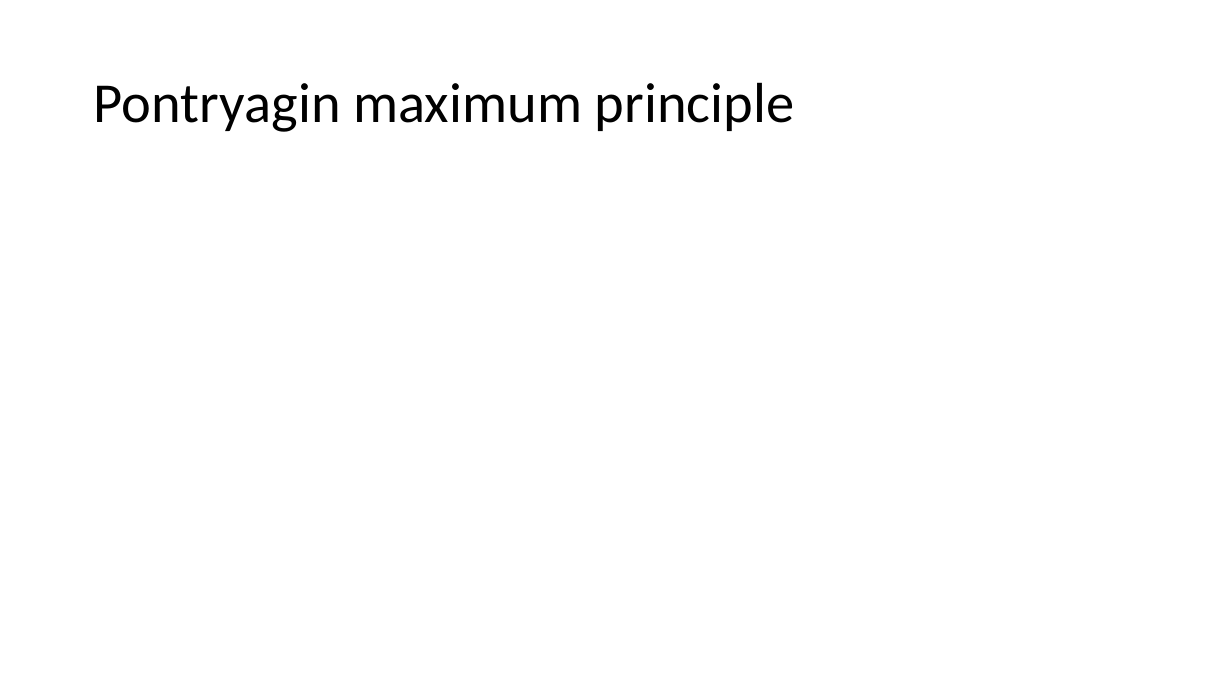
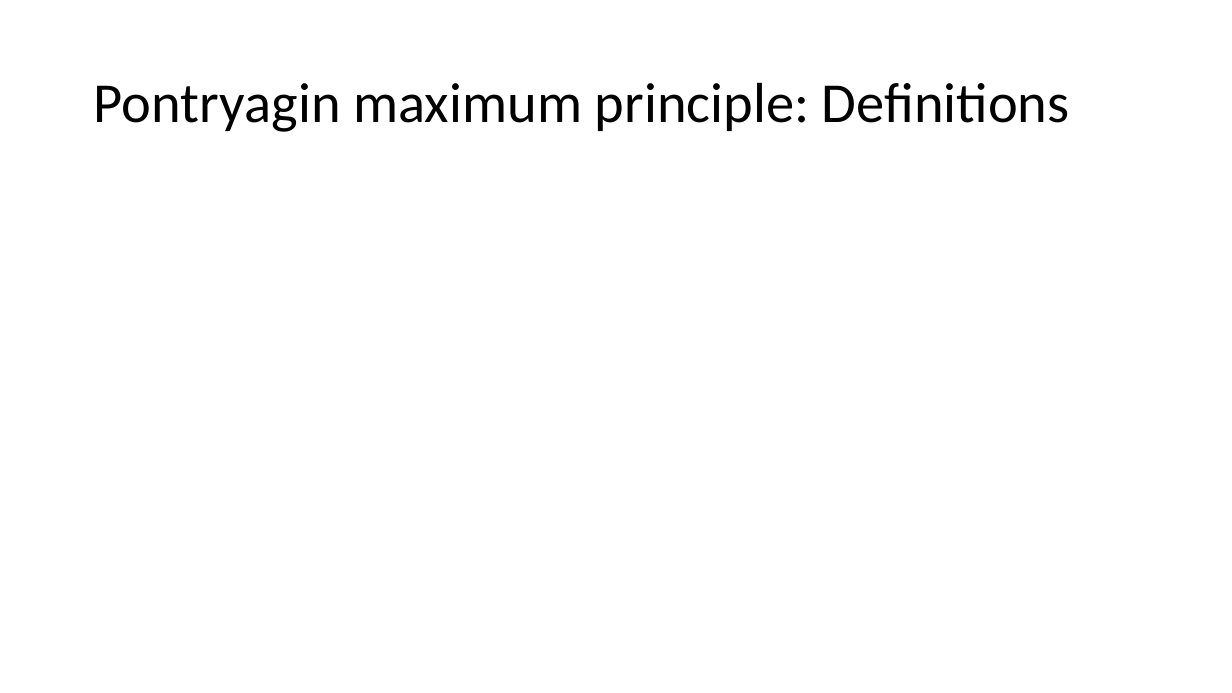
Before and after one commit to spbisc97/covid-optimal-control, a slide deck: slide 7 of PowerPoint/Optimal control strategies to prevent the hospital beds collapse during COVID-19 outbreak.pptx. Drawn at 1232x693 pixels with LibreOffice and Linux fonts; fonts in the diff are those of the drawing; grey boxes stand for pictures. Boxes give left, top, right and bottom in pixels: in the first picture for what was removed or moved away, otherwise in the second. Text is boxed around its words. In the diff, an @@ line names an element or a change of style, - is before the commit and + after.

```diff
--- a/PowerPoint/Optimal control strategies to prevent the hospital beds collapse during COVID-19 outbreak.pptx
+++ b/PowerPoint/Optimal control strategies to prevent the hospital beds collapse during COVID-19 outbreak.pptx
@@ title at (x1=94, y1=82, x2=1070, y2=132): text changed @@
-Pontryagin maximum principle
+Pontryagin maximum principle: Definitions
```
Also in this commit, not shown: 4 other slides changed, 1 slide added, 1 slide removed, 1 other file.
